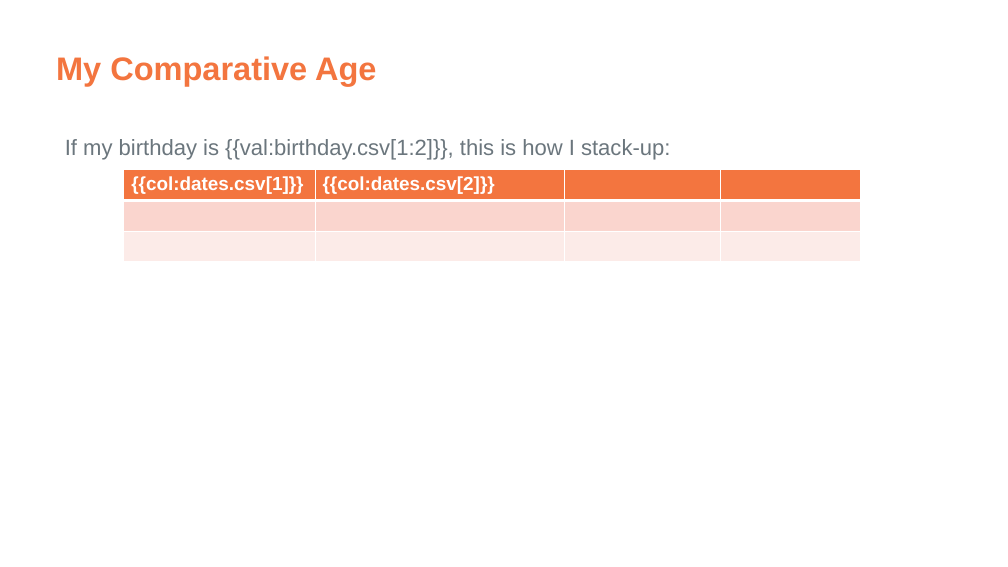
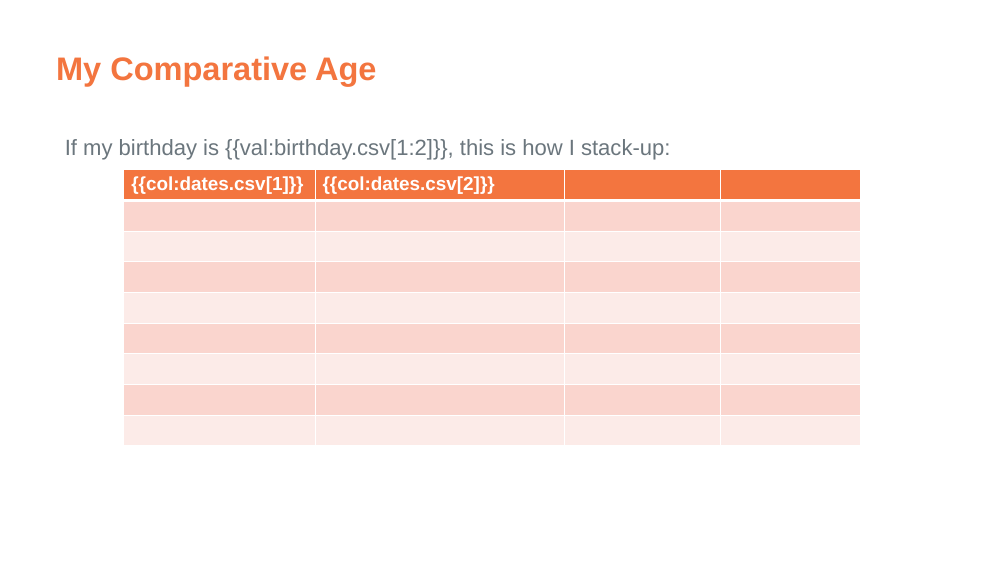
Before and after one commit to tdcoa/sql, a slide deck: slide 2 of filesets/demo/AgeReport.pptx. Drawn at 1008x567 pixels with LibreOffice and Linux fonts; fonts in the diff are those of the drawing; background and template pictures are left out. Boxes give left, top, right and bottom in pixels: in the first picture for what was removed or moved away, otherwise in the second. Text is boxed around its words. In the diff, an @@ line names an element or a change of style, - is before the commit and + after.

Commit message:
added columns to table

```diff
--- a/filesets/demo/AgeReport.pptx
+++ b/filesets/demo/AgeReport.pptx
@@ table at [124,170,860,446] @@
+row 4:  |  |  | 
+row 5:  |  |  | 
+row 6:  |  |  | 
+row 7:  |  |  | 
+row 8:  |  |  | 
+row 9:  |  |  | 
```
